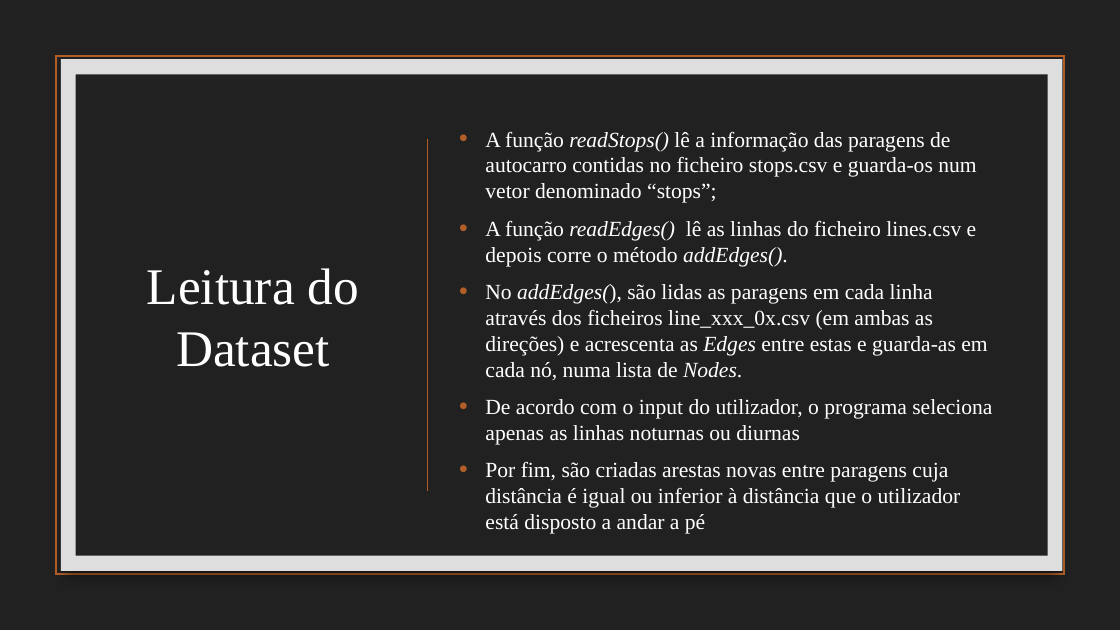
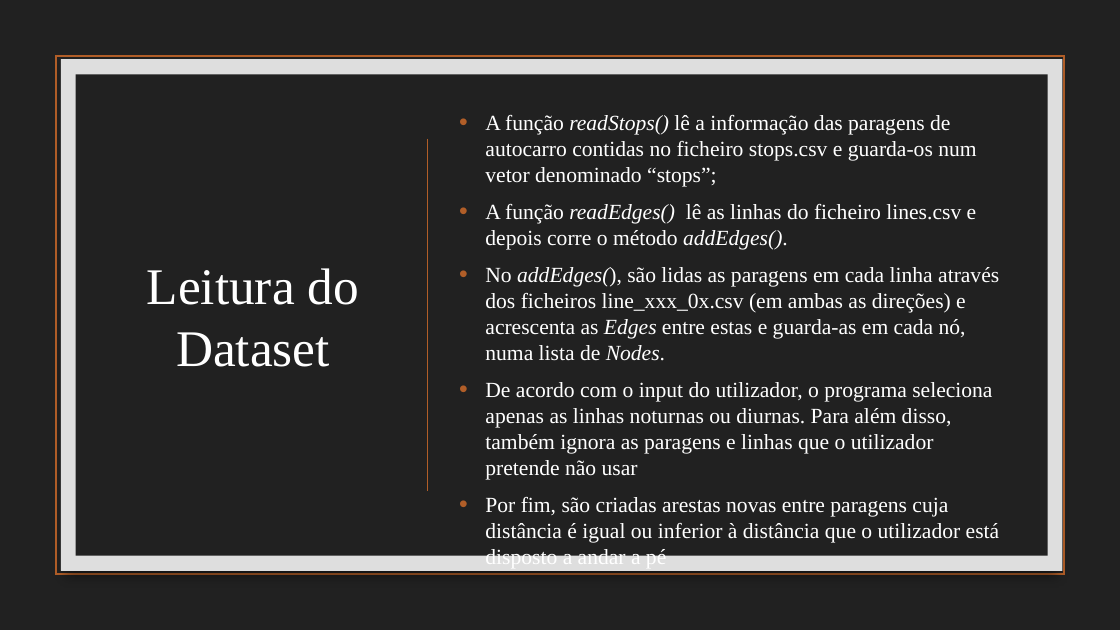
Before and after one commit to afs202005277/STCP-Pathfinder, a slide deck: slide 3 of Projeto2AED.pptx. Drawn at 1120x630 pixels with LibreOffice and Linux fonts; fonts in the diff are those of the drawing; background and template pictures are left out. Boxes give left, top, right and bottom in pixels: in the first picture for what was removed or moved away, otherwise in the second. Text is boxed around its words. In the diff, an @@ line names an element or a change of style, - is before the commit and + after.

```diff
--- a/Projeto2AED.pptx
+++ b/Projeto2AED.pptx
@@ text at (x1=485, y1=382, x2=992, y2=480): text changed @@
-• De acordo com o input do utilizador, o programa seleciona apenas as linhas noturnas ou diurnas
+• De acordo com o input do utilizador, o programa seleciona apenas as linhas noturnas ou diurnas. Para além disso, também ignora as paragens e linhas que o utilizador pretende não usar
```
Also in this commit, not shown: 4 other slides changed.
